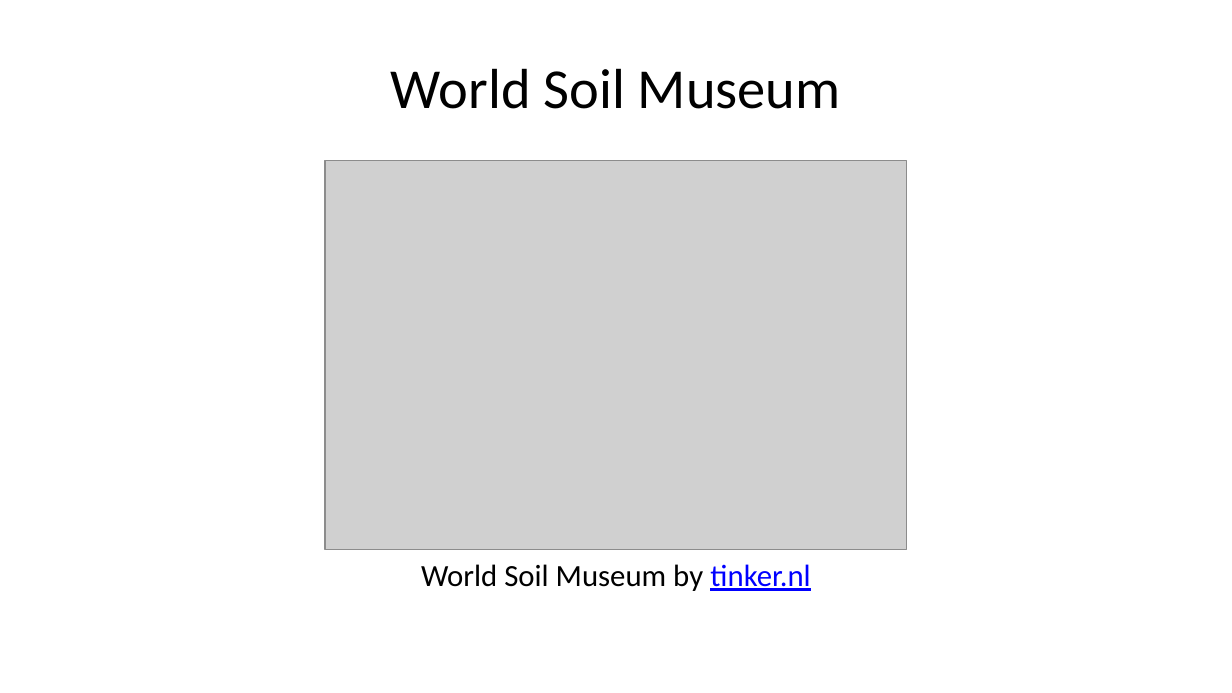
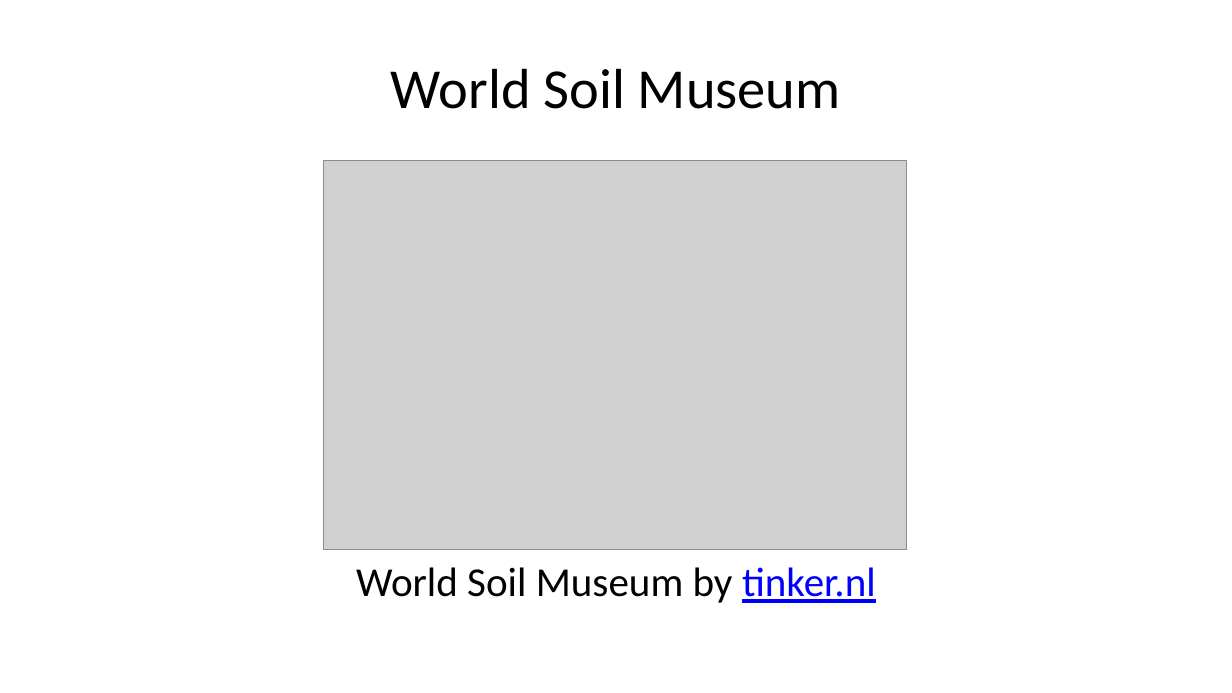
Before and after one commit to pvgenuchten/slides, a slide deck: slide 3 of slides/2026-metadataatisric.pptx. Drawn at 1232x693 pixels with LibreOffice and Linux fonts; fonts in the diff are those of the drawing; grey boxes stand for pictures. Boxes give left, top, right and bottom in pixels: in the first picture for what was removed or moved away, otherwise in the second. Text is boxed around its words. In the diff, an @@ line names an element or a change of style, - is before the commit and + after.

```diff
--- a/slides/2026-metadataatisric.pptx
+++ b/slides/2026-metadataatisric.pptx
@@ text "World Soil Museum by tinker.nl" at <box>356,567,876,603</box>: size 18 to 24 pt; more space between paragraphs @@
```
Also in this commit, not shown: 1 other slide changed, 45 other files.
